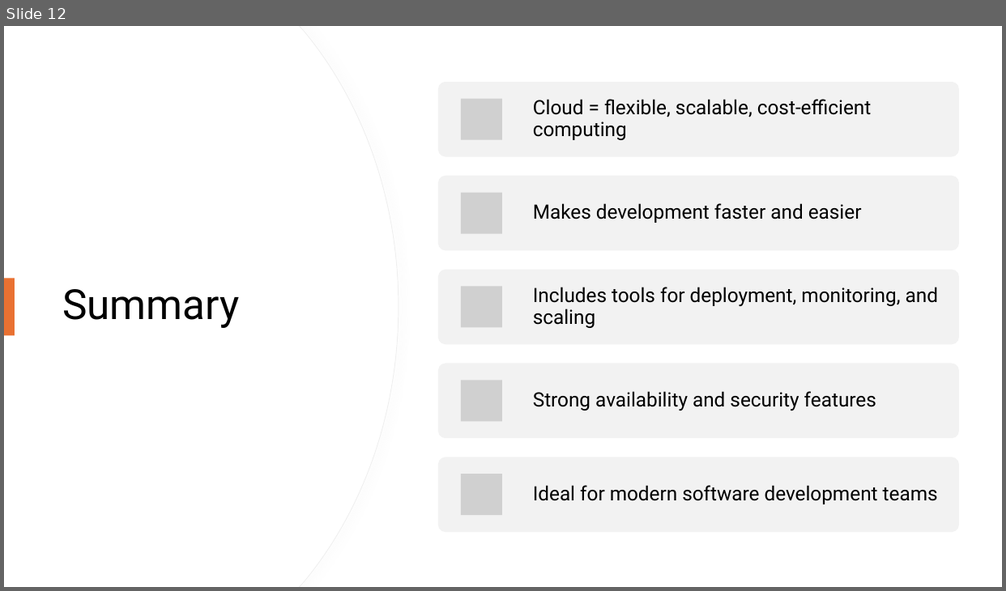
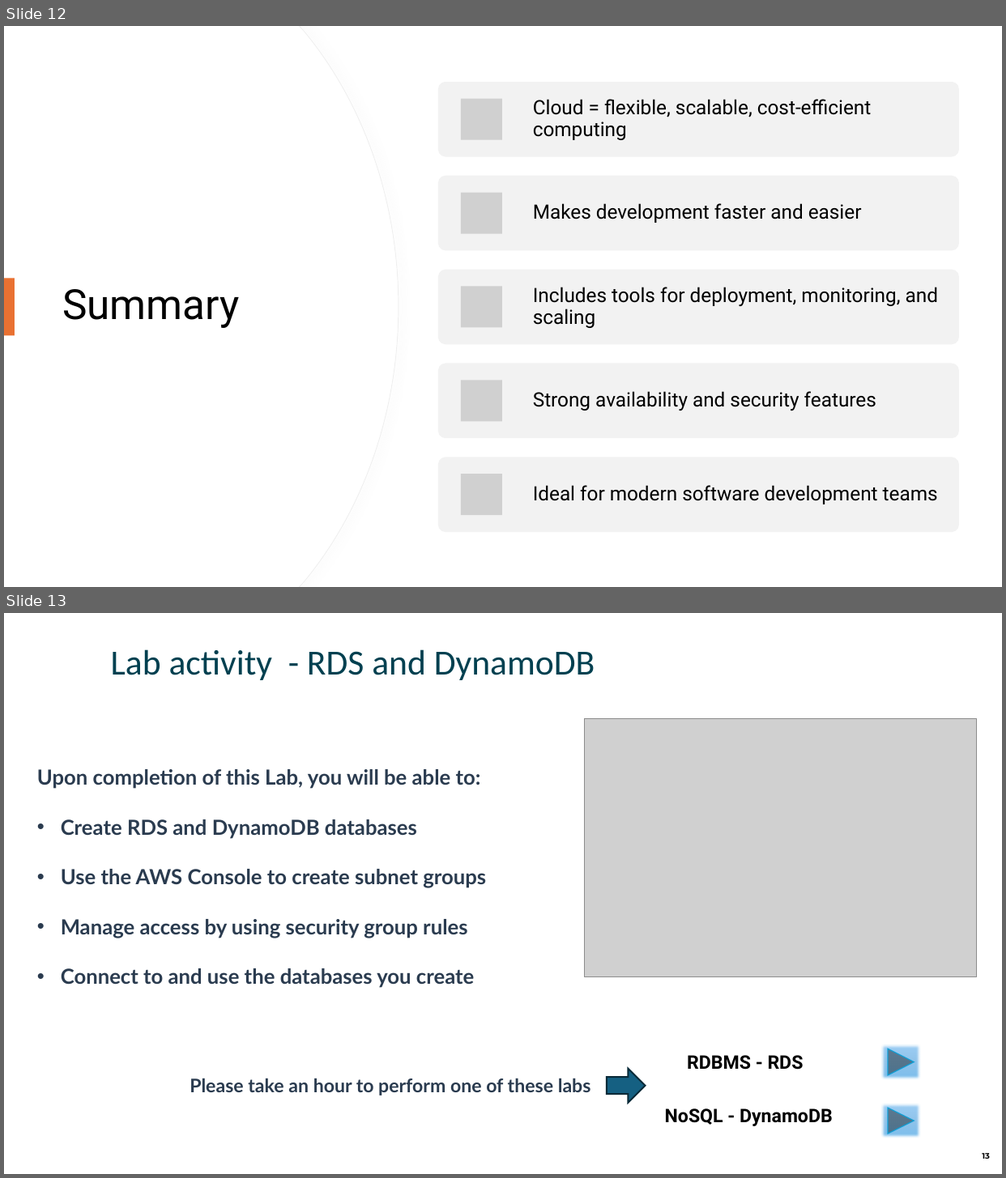
Before and after one commit to mikebaradaran/mod5-L3, a slide deck: ADXD2SD3M5-V1.1/Mod5 Mike/Cloud/1-What Is Cloud Computing.pptx. Shown one above the other, each under a label of ours: slide 12 before the commit, slides 12 and 13 after it. The pictures are 1006x591 and 1006x1178 pixels, drawn with LibreOffice and Linux fonts; fonts in the diff are those of the drawing; grey boxes stand for pictures. Boxes give left, top, right and bottom in pixels: in the first picture for what was removed or moved away, otherwise in the second. Text is boxed around its words. In the diff, an @@ line names an element or a change of style, - is before the commit and + after.

Commit message:
updated cloud chapetrs labs

```diff
--- a/ADXD2SD3M5-V1.1/Mod5 Mike/Cloud/1-What Is Cloud Computing.pptx
+++ b/ADXD2SD3M5-V1.1/Mod5 Mike/Cloud/1-What Is Cloud Computing.pptx
@@ slide 13 added at (4, 613, 1002, 1174), background #FFFFFF @@
@@ text added at (111, 649, 594, 680), 34 pt, text #004050 @@
+Lab activity - RDS and DynamoDB
@@ picture added at (584, 719, 977, 977) @@
@@ text added at (37, 769, 486, 988), 20 pt, text #2A3B4F, bold @@
+Upon completion of this Lab, you will be able to:
+• Create RDS and DynamoDB databases
+• Use the AWS Console to create subnet groups
+• Manage access by using security group rules
+• Connect to and use the databases you create
@@ group added at (189, 1046, 921, 1138): 3 texts, 2 action button forward nexts, 1 right arrow @@
+RDBMS - RDS
+NoSQL - DynamoDB
+Please take an hour to perform one of these labs
@@ page number added at (982, 1153, 990, 1159), 7.6 pt, text #000000, bold @@
+13
```
Also in this commit, not shown: 1 other slide added, 2 other files.
